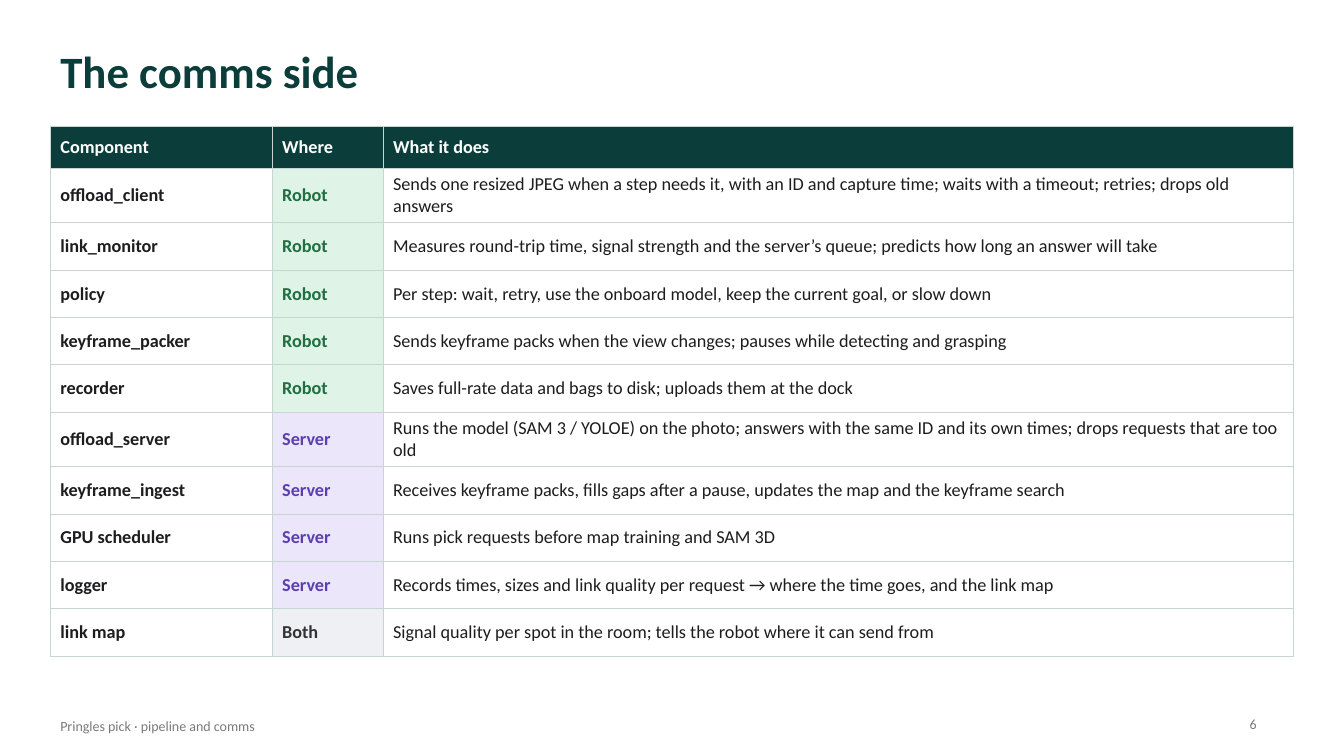
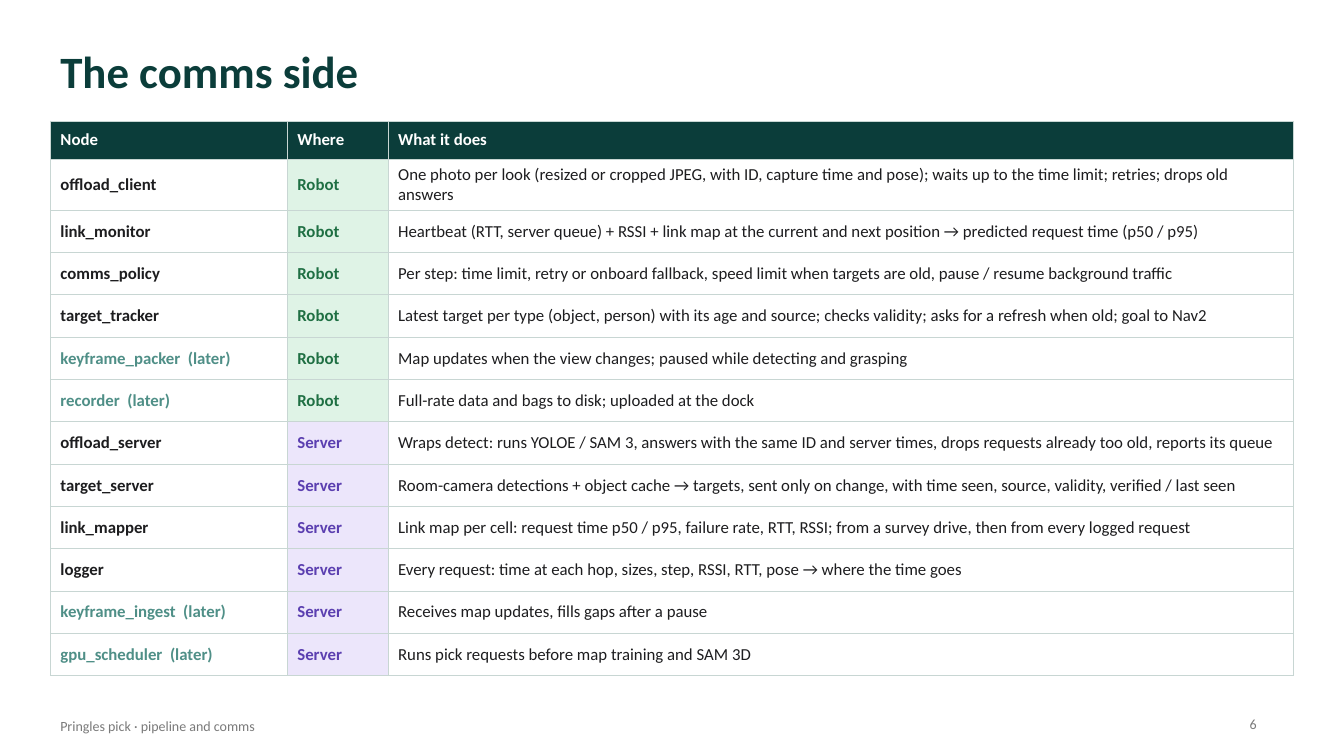
Before and after one commit to jorichee14/Others, a slide deck: slide 6 of value_scheduling/docs/Pringles_Pipeline_Architecture.pptx. Drawn at 1344x756 pixels with LibreOffice and Linux fonts; fonts in the diff are those of the drawing. Boxes give left, top, right and bottom in pixels: in the first picture for what was removed or moved away, otherwise in the second. Text is boxed around its words. In the diff, an @@ line names an element or a change of style, - is before the commit and + after.

```diff
--- a/value_scheduling/docs/Pringles_Pipeline_Architecture.pptx
+++ b/value_scheduling/docs/Pringles_Pipeline_Architecture.pptx
@@ table at [50,121,1294,667] @@
-row 1: Component | Where | What it does
-row 2: offload_client | Robot | Sends one resized JPEG when a step needs it, with an ID and capture time; waits with a timeout; retries; drops old answers
-row 3: link_monitor | Robot | Measures round-trip time, signal strength and the server’s queue; predicts how long an answer will take
-row 4: policy | Robot | Per step: wait, retry, use the onboard model, keep the current goal, or slow down
-row 5: keyframe_packer | Robot | Sends keyframe packs when the view changes; pauses while detecting and grasping
-row 6: recorder | Robot | Saves full-rate data and bags to disk; uploads them at the dock
-row 7: offload_server | Server | Runs the model (SAM 3 / YOLOE) on the photo; answers with the same ID and its own times; drops requests that are too old
-row 8: keyframe_ingest | Server | Receives keyframe packs, fills gaps after a pause, updates the map and the keyframe search
-row 9: GPU scheduler | Server | Runs pick requests before map training and SAM 3D
-row 10: logger | Server | Records times, sizes and link quality per request → where the time goes, and the link map
-row 11: link map | Both | Signal quality per spot in the room; tells the robot where it can send from
+row 1: Node | Where | What it does
+row 2: offload_client | Robot | One photo per look (resized or cropped JPEG, with ID, capture time and pose); waits up to the time limit; retries; drops old answers
+row 3: link_monitor | Robot | Heartbeat (RTT, server queue) + RSSI + link map at the current and next position → predicted request time (p50 / p95)
+row 4: comms_policy | Robot | Per step: time limit, retry or onboard fallback, speed limit when targets are old, pause / resume background traffic
+row 5: target_tracker | Robot | Latest target per type (object, person) with its age and source; checks validity; asks for a refresh when old; goal to Nav2
+row 6: keyframe_packer (later) | Robot | Map updates when the view changes; paused while detecting and grasping
+row 7: recorder (later) | Robot | Full-rate data and bags to disk; uploaded at the dock
+row 8: offload_server | Server | Wraps detect: runs YOLOE / SAM 3, answers with the same ID and server times, drops requests already too old, reports its queue
+row 9: target_server | Server | Room-camera detections + object cache → targets, sent only on change, with time seen, source, validity, verified / last seen
+row 10: link_mapper | Server | Link map per cell: request time p50 / p95, failure rate, RTT, RSSI; from a survey drive, then from every logged request
+row 11: logger | Server | Every request: time at each hop, sizes, step, RSSI, RTT, pose → where the time goes
+row 12: keyframe_ingest (later) | Server | Receives map updates, fills gaps after a pause
+row 13: gpu_scheduler (later) | Server | Runs pick requests before map training and SAM 3D
@@ table: place and size @@
-table at [50,126,1294,645]
+table at [50,121,1294,667]
```
Also in this commit, not shown: 1 other slide changed, 1 other file.
